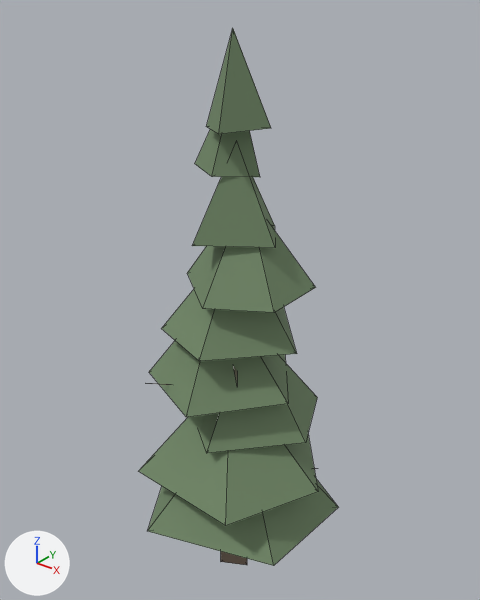
The FBX model clients/unity/UnityGameClient/Assets/Art/Models/conifer/conifer_LOD2.fbx, before and after one commit.
Camera for both pictures: a camera (50 mm lens) standing at (7.36, -9.16, 12.74) and looking at (-0.24, 0.34, 6.85). Every picture has the same lights, and +X, +Y and +Z are marked at lower left. The first picture is the older version. Mesh edges are drawn as thin lines.

The scene before the commit, as lines of its bpy script (objects in view):
```python
me_cone_016 = bpy.data.meshes.new('Cone.016')
me_cone_016.from_pydata(...)  # 70 vertices, 75 faces; spans x -2.17..2.08, y -2.18..2.27, z 0.0..12.0
# faces by material slot: [9, 66]
me_cone_016.materials.append(mat_m_bark_dry)  # brown #7c6c5d
me_cone_016.materials.append(mat_m_needle_conifer)  # greyish green #6f8665
ob_conifer_lod2 = bpy.data.objects.new('conifer_LOD2', me_cone_016)
ob_conifer_lod2.location = (0.0, 0.0, 0.0)
```
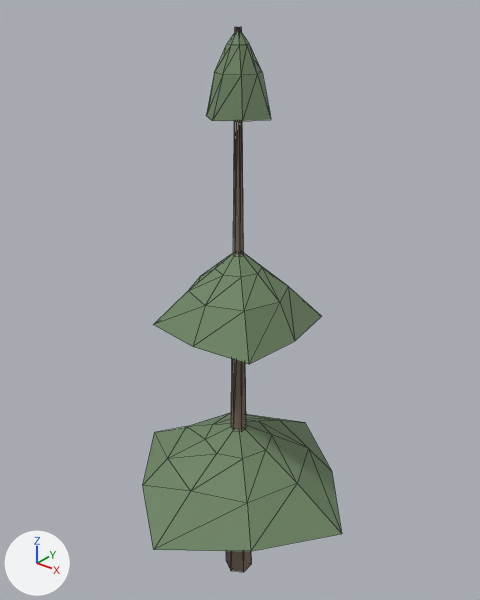
Where the change shows, as pixel boxes (x1, y1, x2, y2) in the pictures (480 x 600 px):
'conifer_LOD2', reshaped, turned
    before: (139, 29, 338, 566)
    after: (143, 27, 342, 572)
part 1 of me_cone_016, deleted
    before: (139, 29, 338, 566)
part 2 of me_cone_016, reshaped
    before: (221, 551, 247, 565)
    after: (143, 27, 342, 572)

What changed in the scene script:
```text
Change me_cone_016:
    used by ob_conifer_lod2; location = (0.0, 0.0, 0.0)
    remove me_cone_016.from_pydata(...)  # 70 vertices, 75 faces; spans x -2.17..2.08, y -2.18..2.27, z 0.0..12.0
    add me_cone_016.from_pydata(...)  # 113 vertices, 162 faces; spans x -2.67..2.67, y 0.0..12.0, z -2.67..2.67
    me_cone_016 part 1: 14 loose pieces with 66 vertices, spanning x -2.17..2.08, y -2.18..2.27, z 2.22..12.0, are deleted
    me_cone_016 part 2
    4 vertices are removed from x -0.36..0.22, y -0.26..0.31, z 0.0..11.62
    4 faces are deleted
    113 vertices are added at x -2.67..2.67, y 0.0..12.0, z -2.67..2.67
    42 new faces join them, mat_m_bark_dry (brown #7c6c5d)
    120 new faces join them, mat_m_needle_conifer (greyish green #6f8665)
Change ob_conifer_lod2:
    ob_conifer_lod2.rotation_euler: (0.0, 0.0, 0.0) -> (1.571, 0.0, 0.0)  # degrees (0, 0, 0) -> degrees (90, 0, 0)
```
